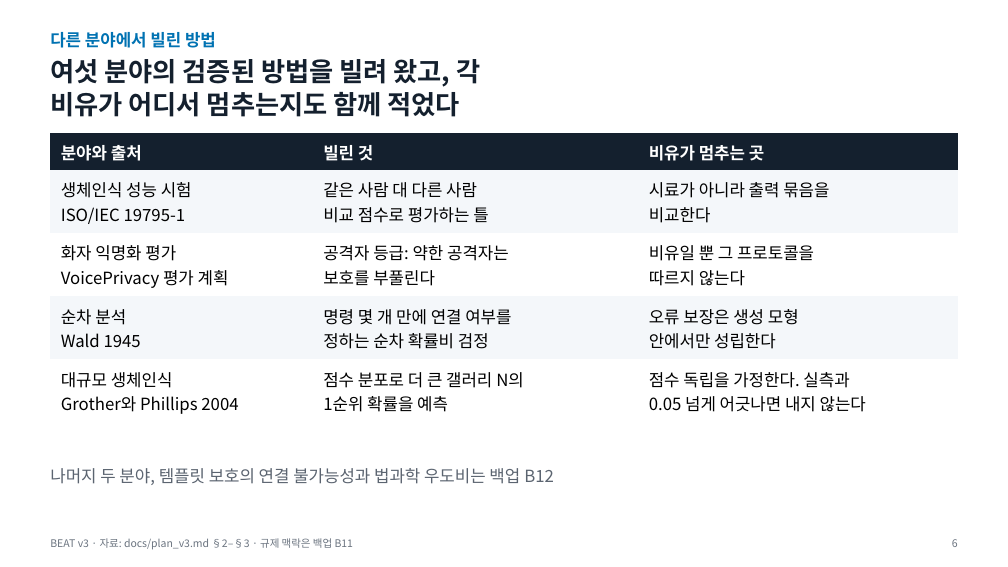
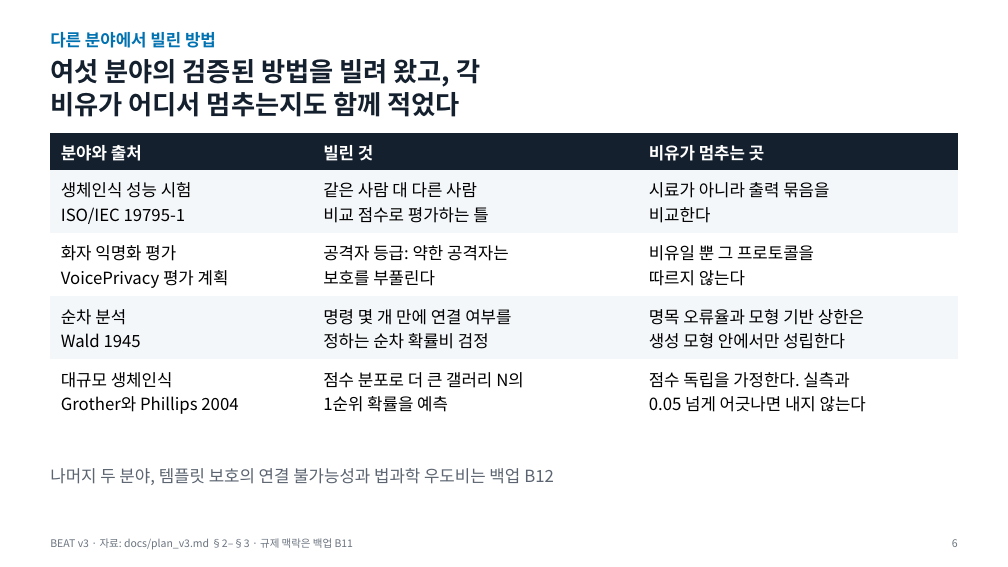
Before and after one commit to gigalove6783-pixel/beat-eeg-privacy, a slide deck: slide 6 of presentation/BEAT_v3_talk.pptx. Drawn at 1008x567 pixels with LibreOffice and Linux fonts; fonts in the diff are those of the drawing. Boxes give left, top, right and bottom in pixels: in the first picture for what was removed or moved away, otherwise in the second. Text is boxed around its words. In the diff, an @@ line names an element or a change of style, - is before the commit and + after.

```diff
--- a/presentation/BEAT_v3_talk.pptx
+++ b/presentation/BEAT_v3_talk.pptx
@@ table at box(51, 133, 958, 418) @@
-row 4, column 3: 오류 보장은 생성 모형 / 안에서만 성립한다
+row 4, column 3: 명목 오류율과 모형 기반 상한은 / 생성 모형 안에서만 성립한다
```
Also in this commit, not shown: 9 other slides changed, 12 other files.
